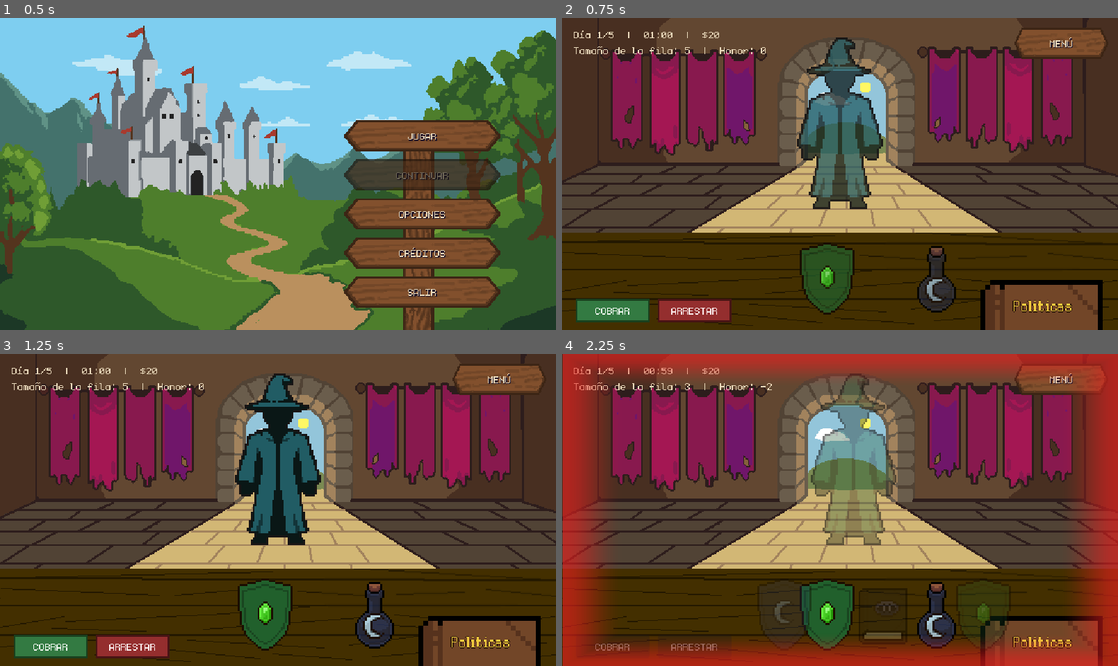
Above: before the commit, frames 1-4 (two rows, left to right).
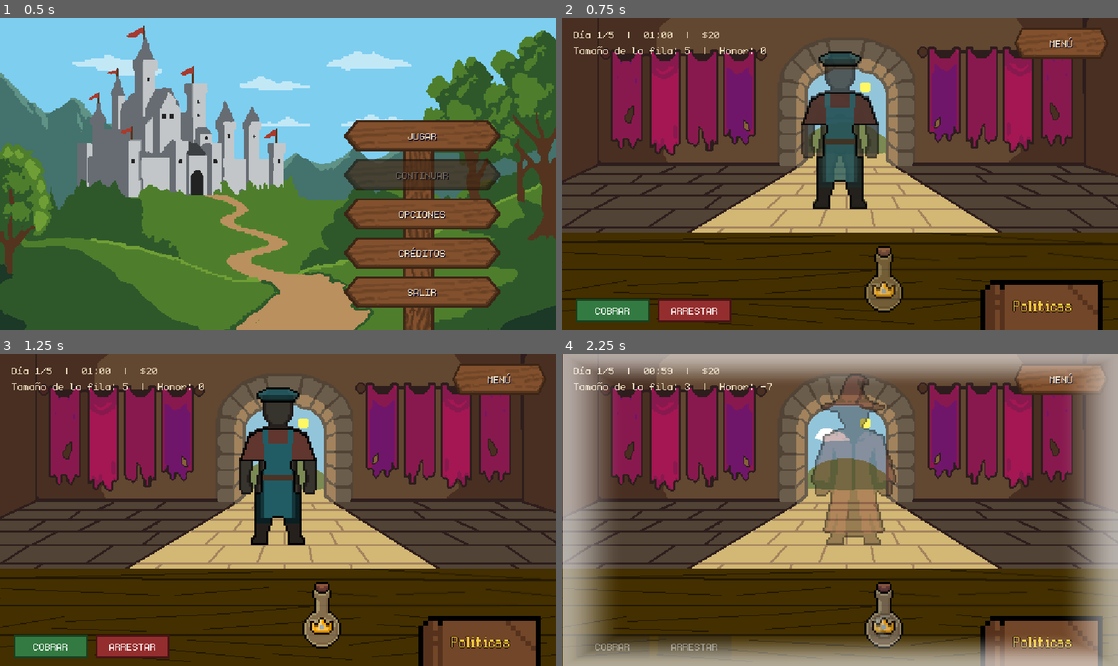
Above: after the commit, the same moments.

Repository: StephenQuispeLipa/Notaria-Aventureros
Game: Godot game, scene res://Scenes/Menus/OptionsMenu.tscn
Same seed, same stepped clock (60 frames per second), same inputs: the game is played once before the commit and once after it. Sound files missing from this copy of the repository are replaced by a short silence.
Inputs:
- Up to frame 1 (0.5 s): no input
- Up to frame 2 (0.75 s): click "JUGAR" at 0.5 s
- Up to frame 3 (1.25 s): no input
- Up to frame 4 (2.25 s): click "ARRESTAR" at 1.25 s; click "COBRAR" at 2 s

Frame 1 is identical in both runs. In frame 2, 8.0% of the frame differs, in the area x 42-71%, y 6-96%; in frame 3, 7.4%; in frame 4, 33%, in the area x 0-100%, y 0-100%.

Commit message:
feat: add desk view scene, game manager, and desk controller script

Diff:
--- a/Scenes/Desk/Desk_View.tscn
+++ b/Scenes/Desk/Desk_View.tscn
@@ -18,6 +18,7 @@
 [ext_resource type="Texture2D" uid="uid://pjtfxysn6sqj" path="res://Assets/Art/Items/PlantillaLibro_Libro_Borde.png" id="14_libro_borde"]
 [ext_resource type="Texture2D" uid="uid://cbk45jqqoqpjb" path="res://Assets/Art/Items/libro-reglas-open.png" id="15_libro_open"]
 [ext_resource type="Script" path="res://Scripts/Desk/pixel_hit_item.gd" id="16_pixel_hit"]
+[ext_resource type="Texture2D" path="res://Assets/Art/Characters/Plantilla_Persona.png" id="17_persona"]
 
 [sub_resource type="ShaderMaterial" id="ShaderMaterial_item_lens"]
 shader = ExtResource("9_lens_item_shader")
@@ -123,6 +124,19 @@
 offset_right = 356.0
 offset_bottom = 220.0
 
+[node name="NPCPersona" type="TextureRect" parent="NPCRect"]
+unique_name_in_owner = true
+texture_filter = 1
+layout_mode = 1
+anchors_preset = 15
+anchor_right = 1.0
+anchor_bottom = 1.0
+grow_horizontal = 2
+grow_vertical = 2
+texture = ExtResource("17_persona")
+expand_mode = 1
+stretch_mode = 5
+
 [node name="NPCInterior" type="TextureRect" parent="NPCRect" unique_id=830777390]
 unique_name_in_owner = true
 texture_filter = 1
@@ -136,6 +150,19 @@
 expand_mode = 1
 stretch_mode = 5
 
+[node name="NPCSombreroInterior" type="TextureRect" parent="NPCRect"]
+unique_name_in_owner = true
+visible = false
+texture_filter = 1
+layout_mode = 1
+anchors_preset = 15
+anchor_right = 1.0
+anchor_bottom = 1.0
+grow_horizontal = 2
+grow_vertical = 2
+expand_mode = 1
+stretch_mode = 5
+
 [node name="NPCBorde" type="TextureRect" parent="NPCRect" unique_id=2108200875]
 unique_name_in_owner = true
 texture_filter = 1
@@ -146,6 +173,19 @@
 grow_horizontal = 2
 grow_vertical = 2
 texture = ExtResource("7_mago_borde")
+expand_mode = 1
+stretch_mode = 5
+
+[node name="NPCSombreroBorde" type="TextureRect" parent="NPCRect"]
+unique_name_in_owner = true
+visible = false
+texture_filter = 1
+layout_mode = 1
+anchors_preset = 15
+anchor_right = 1.0
+anchor_bottom = 1.0
+grow_horizontal = 2
+grow_vertical = 2
 expand_mode = 1
 stretch_mode = 5
 
--- a/Scripts/Core/game_manager.gd
+++ b/Scripts/Core/game_manager.gd
@@ -22,6 +22,7 @@
 var book_page: int = 1
 var last_day_timed_out: bool = false
 var arrest_reward_today: int = 5
+var daily_arrest_rewards: Dictionary = {}
 
 var total_charged: int = 0
 var total_arrested: int = 0
@@ -47,6 +48,7 @@
 	book_page = 1
 	last_day_timed_out = false
 	arrest_reward_today = randi_range(4, 7)
+	daily_arrest_rewards = {str(current_day): arrest_reward_today}
 	total_charged = 0
 	total_arrested = 0
 	total_earned = 0
@@ -66,6 +68,7 @@
 	day_time_remaining = get_day_duration(current_day)
 	last_day_timed_out = false
 	arrest_reward_today = randi_range(4, 7)
+	daily_arrest_rewards[str(current_day)] = arrest_reward_today
 	save_game()
 
 func has_save() -> bool:
@@ -86,6 +89,7 @@
 		"day_time_remaining": day_time_remaining,
 		"book_page": book_page,
 		"arrest_reward_today": arrest_reward_today,
+		"daily_arrest_rewards": daily_arrest_rewards,
 		"total_charged": total_charged,
 		"total_arrested": total_arrested,
 		"total_earned": total_earned,
@@ -123,12 +127,19 @@
 	day_time_remaining = float(data.get("day_time_remaining", get_day_duration(current_day)))
 	book_page = clampi(int(data.get("book_page", 1)), 1, 4)
 	arrest_reward_today = int(data.get("arrest_reward_today", randi_range(4, 7)))
+	var saved_rewards: Variant = data.get("daily_arrest_rewards", {})
+	daily_arrest_rewards = saved_rewards if saved_rewards is Dictionary else {}
+	if not daily_arrest_rewards.has(str(current_day)):
+		daily_arrest_rewards[str(current_day)] = arrest_reward_today
 	total_charged = int(data.get("total_charged", 0))
 	total_arrested = int(data.get("total_arrested", 0))
 	total_earned = int(data.get("total_earned", 0))
 	total_spent = int(data.get("total_spent", 0))
 	total_events = int(data.get("total_events", 0))
 	return true
+
+func get_arrest_reward_for_day(day: int) -> int:
+	return int(daily_arrest_rewards.get(str(day), arrest_reward_today))
 
 func delete_save() -> void:
 	if has_save():
--- a/Scripts/Desk/desk_view.gd
+++ b/Scripts/Desk/desk_view.gd
@@ -32,6 +32,38 @@
 }
 
 const DECORACIONES_SHEET: Texture2D = preload("res://Assets/Art/Items/Decoraciones-Sheet.png")
+const MAGO_INTERIOR_TEX: Texture2D = preload("res://Assets/Art/Characters/Mago_Plantilla-Interior.png")
+const MAGO_BORDE_TEX: Texture2D = preload("res://Assets/Art/Characters/Mago_Plantilla-Borde.png")
+
+const NPC_CLOTHES: Array[Dictionary] = [
+	{
+		"interior": preload("res://Assets/Art/Clothes/R1_Plantilla_Interior.png"),
+		"borde": preload("res://Assets/Art/Clothes/R1_Plantilla_Bordes.png"),
+	},
+	{
+		"interior": preload("res://Assets/Art/Clothes/R2_Plantilla_Interior.png"),
+		"borde": preload("res://Assets/Art/Clothes/R2_Plantilla_Borde.png"),
+	},
+	{
+		"interior": preload("res://Assets/Art/Clothes/R3_Plantilla_Interior.png"),
+		"borde": preload("res://Assets/Art/Clothes/R3_Plantilla_Borde.png"),
+	},
+]
+
+const NPC_HATS: Array[Dictionary] = [
+	{
+		"interior": preload("res://Assets/Art/Clothes/S1_Plantilla_Interior.png"),
+		"borde": preload("res://Assets/Art/Clothes/S1_Plantilla_Bordes.png"),
+	},
+	{
+		"interior": preload("res://Assets/Art/Clothes/S2_Plantilla_Interior.png"),
+		"borde": preload("res://Assets/Art/Clothes/S2_Plantilla_Borde.png"),
+	},
+	{
+		"interior": preload("res://Assets/Art/Clothes/S3_Plantilla_Interior.png"),
+		"borde": preload("res://Assets/Art/Clothes/S3_Plantilla_Borde.png"),
+	},
+]
 
 const ITEM_TEMPLATES: Array[Dictionary] = [
 	{
@@ -108,7 +140,11 @@
 
 @onready var day_progress_label: Label = %DayProgressLabel
 @onready var npc_rect: Control = %NPCRect
+@onready var npc_persona: TextureRect = %NPCPersona
 @onready var npc_interior: TextureRect = %NPCInterior
+@onready var npc_sombrero_interior: TextureRect = %NPCSombreroInterior
+@onready var npc_borde: TextureRect = %NPCBorde
+@onready var npc_sombrero_borde: TextureRect = %NPCSombreroBorde
 @onready var item_rect: Control = %ItemRect
 @onready var rune_label: Label = %RuneLabel
 @onready var magic_lens: TextureRect = %MagicLens
@@ -466,7 +502,7 @@
 	else:
 		is_transitioning = false
 		_set_actions_enabled(true)
-		npc_interior.modulate = WIZARD_COLORS.pick_random()
+		_randomize_npc_appearance()
 		npc_rect.position.x = NPC_CENTER_X
 		npc_rect.modulate.a = 1.0
 		_update_magic_lens_shaders()
@@ -486,6 +522,34 @@
 		GameManager.honor,
 	]
 
+func _randomize_npc_appearance() -> void:
+	var is_wizard := randf() < 0.5
+	var outfit_color: Color = WIZARD_COLORS.pick_random()
+	if is_wizard:
+		npc_persona.visible = false
+		npc_interior.texture = MAGO_INTERIOR_TEX
+		npc_interior.modulate = outfit_color
+		npc_interior.visible = true
+		npc_borde.texture = MAGO_BORDE_TEX
+		npc_borde.visible = true
+		npc_sombrero_interior.visible = false
+		npc_sombrero_borde.visible = false
+	else:
+		var ropa: Dictionary = NPC_CLOTHES.pick_random()
+		var sombrero: Dictionary = NPC_HATS.pick_random()
+		npc_persona.visible = true
+		npc_persona.modulate = Color.WHITE
+		npc_interior.texture = ropa["interior"]
+		npc_interior.modulate = outfit_color
+		npc_interior.visible = true
+		npc_sombrero_interior.texture = sombrero["interior"]
+		npc_sombrero_interior.modulate = outfit_color
+		npc_sombrero_interior.visible = true
+		npc_borde.texture = ropa["borde"]
+		npc_borde.visible = true
+		npc_sombrero_borde.texture = sombrero["borde"]
+		npc_sombrero_borde.visible = true
+
 func _spawn_current_npc() -> void:
 	is_transitioning = false
 	_set_actions_enabled(true)
@@ -493,7 +557,7 @@
 	_current_npc_items.clear()
 	_update_day_progress_label()
 
-	npc_interior.modulate = WIZARD_COLORS.pick_random()
+	_randomize_npc_appearance()
 
 	npc_rect.position.x = NPC_CENTER_X
 	npc_rect.modulate.a = 0.0
@@ -887,7 +951,7 @@
 
 func _populate_book_day_page(page: VBoxContainer, day: int) -> void:
 	page.add_theme_constant_override("separation", 6)
-	var reward_line := "Pago por arresto: 4-7 monedas"
+	var reward_line := "Pago por arresto: %d monedas" % GameManager.get_arrest_reward_for_day(day)
 	if day == GameManager.current_day:
 		reward_line = "Pago por arresto hoy: %d monedas" % GameManager.arrest_reward_today
 
